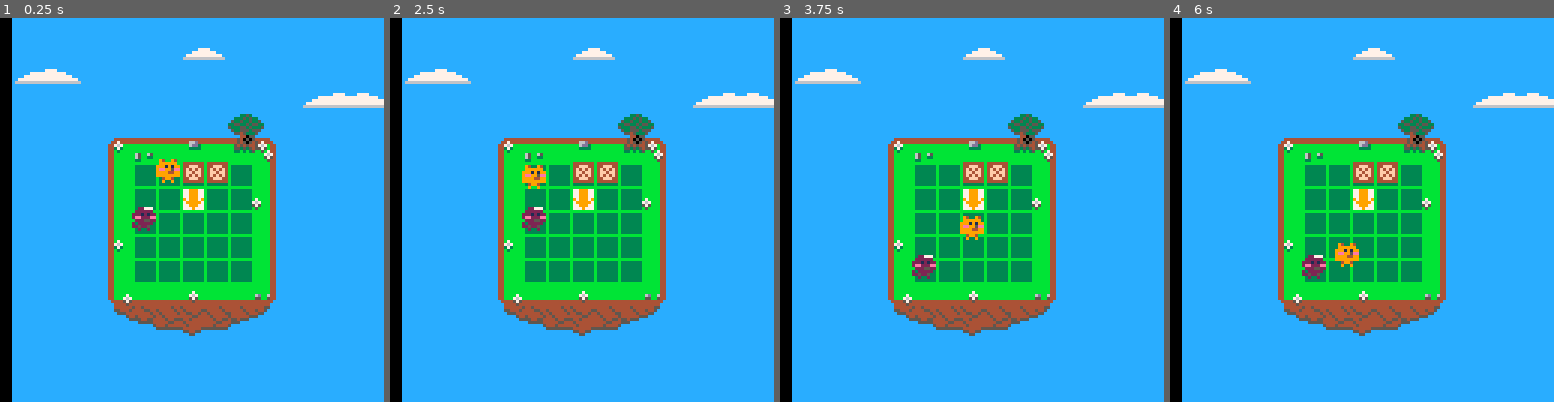
Above: before the commit, frames 1-4 (left to right).
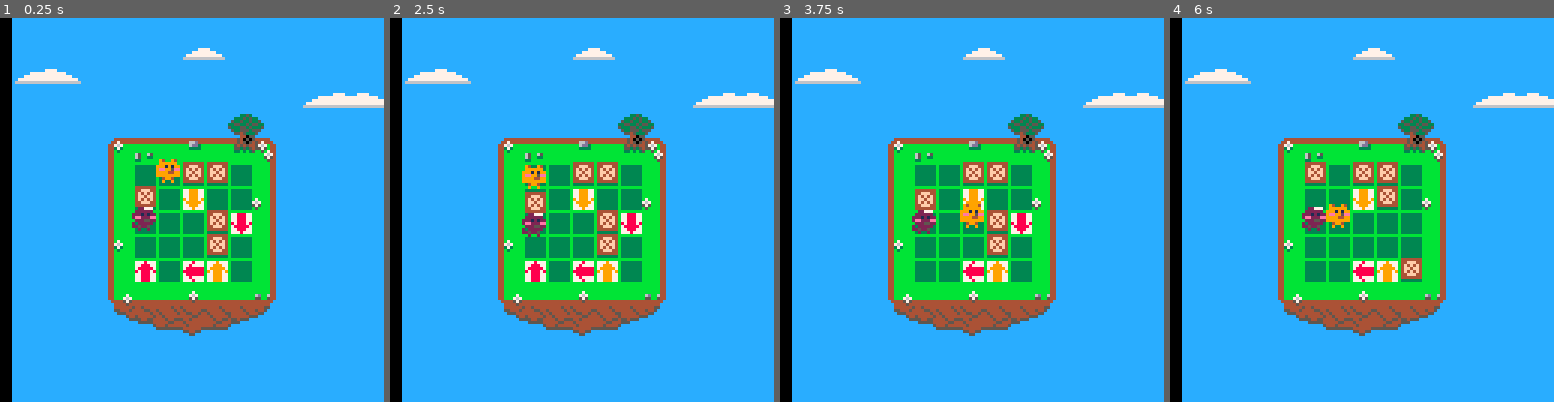
Above: after the commit, the same moments.

Repository: accidentalrebel/pico8-pop-puff
Game: PICO-8 cartridge pop-puff.p8
Two runs of this game, one before a commit and one after it. Both use one fixed random seed, a clock stepped at 60 frames per second and the inputs below.
Inputs:
- Up to frame 1 (0.25 s): no input
- Up to frame 2 (2.5 s): hold Left 1.97-2.37 s; hold Down from 2.42 s (still down)
- Up to frame 3 (3.75 s): release Down at 2.82 s; hold Right 2.87-3.53 s; hold Up from 3.58 s (still down)
- Up to frame 4 (6 s): release Up at 4.08 s; hold Right 4.13-4.53 s; hold Down 4.58-5.08 s; hold Left 5.13-5.8 s; hold Up from 5.85 s (still down)

The runs differ from the first frame. In frame 1, 2.1% of the frame differs, in the area x 35-66%, y 43-69%; in frame 2, 2.3%; in frame 3, 2.8%, in the area x 34-66%, y 44-69%; in frame 4, 2.7%.

Commit message:
Testing sandbox.

Diff:
--- a/pop-puff.p8
+++ b/pop-puff.p8
@@ -136,14 +136,11 @@
    -- make_tween(a,_x,(5+board_pad_x)*8,0.02)
    -- make_tween(a,_y,(1+board_pad_y)*8,0.02)
 
-   -- make_arrow(_arrow,_down,3,3)
-   -- make_arrow(_arrow,_right,3,5)
-   -- make_arrow(_arrow,_left,4,5)
-   -- make_arrow(_arrow,_left,5,5)
-   -- make_arrow(_arrow,_left,3,2)
-   -- make_arrow(_arrow_p,_up,2,5)
    make_arrow(_arrow_p,_down,3,2)
-   -- make_arrow(_arrow_p,_down,4,2)
+   make_arrow(_arrow,_left,3,5)
+   make_arrow(_arrow,_down,5,3)
+   make_arrow(_arrow_p,_up,4,5)
+   make_arrow(_arrow,_up,1,5)
 
    a=make_actor(_box,8,8,0,-1,0,0,_spr_box)
    attach(a,get_tile_at(3,1))
@@ -153,9 +150,17 @@
    attach(a,get_tile_at(4,1))
    add(tiles,a)
 
-   -- a=make_actor(_box,8,8,0,-1,0,0,_spr_box)
-   -- attach(a,get_tile_at(5,1))
-   -- add(tiles,a)
+   a=make_actor(_box,8,8,0,-1,0,0,_spr_box)
+   attach(a,get_tile_at(4,3))
+   add(tiles,a)
+
+   a=make_actor(_box,8,8,0,-1,0,0,_spr_box)
+   attach(a,get_tile_at(4,4))
+   add(tiles,a)
+
+   a=make_actor(_box,8,8,0,-1,0,0,_spr_box)
+   attach(a,get_tile_at(1,2))
+   add(tiles,a)
 end
 
 function pool(obj)
